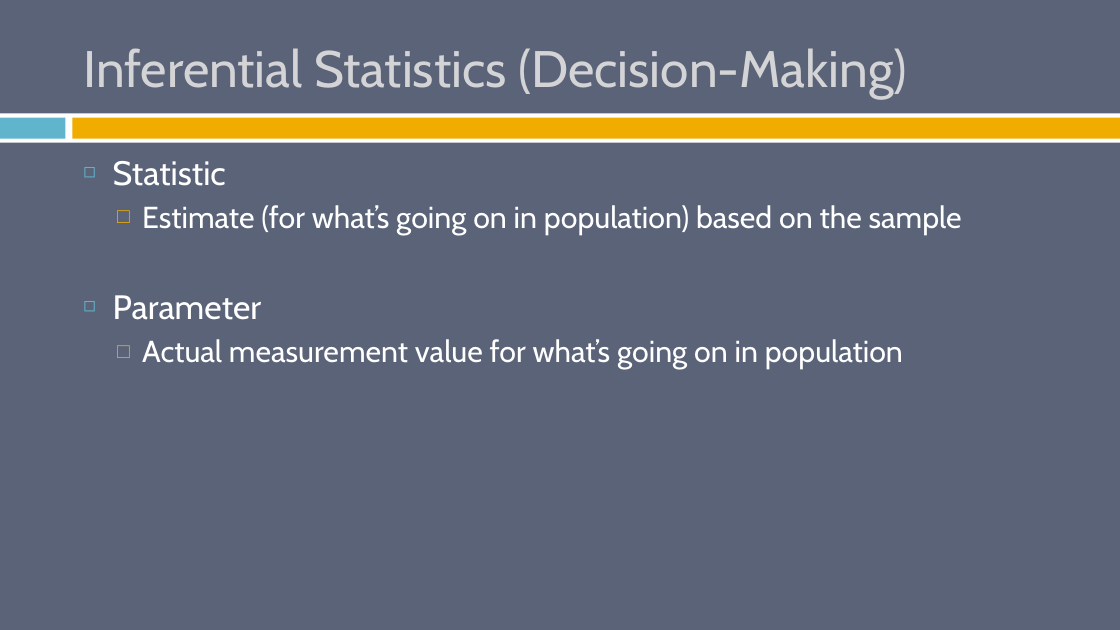
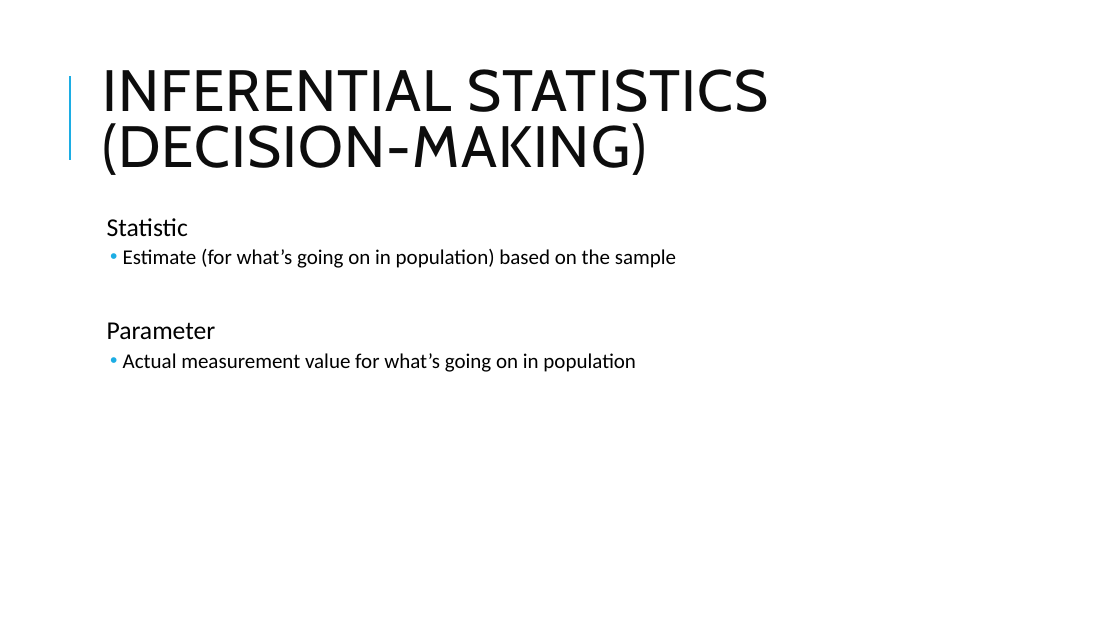
Before and after one commit to burrelvannjr/gradstats_sdsu, a slide deck: slide 28 of ppts/1_intro.pptx. Drawn at 1120x630 pixels with LibreOffice and Linux fonts; fonts in the diff are those of the drawing. Boxes give left, top, right and bottom in pixels: in the first picture for what was removed or moved away, otherwise in the second. Text is boxed around its words. In the diff, an @@ line names an element or a change of style, - is before the commit and + after.

```diff
--- a/ppts/1_intro.pptx
+++ b/ppts/1_intro.pptx
@@ background #5A6378 to #FFFFFF @@
@@ line added from (70, 160) to (70, 76), #1CADE4 1.5 pt @@
@@ title at (x1=102, y1=69, x2=769, y2=175): text changed; size 44 to 50 pt; text colour #D4D4D6 to #0D0D0D @@
-Inferential Statistics (Decision-Making)
+INFERENTIAL STATISTICS (DECISION-MAKING)
@@ rectangle removed at (x1=0, y1=113, x2=1120, y2=143) @@
@@ rectangle removed at (x1=0, y1=118, x2=66, y2=139) @@
@@ rectangle removed at (x1=72, y1=118, x2=1120, y2=139) @@
@@ text "Statistic" moved from (x1=113, y1=161, x2=962, y2=370) to (x1=107, y1=218, x2=676, y2=372) @@
@@ text "Statistic" at (x1=107, y1=218, x2=676, y2=372): size 29 to 22 pt in "Statistic", "Parameter"; font Cabin to Calibri, text colour #FFFFFF to #000000; size 26 to 18 pt in "Estimate (for what’s going on in population) ...", "Actual measurement value for what’s going on ..."; bullet ◻ to  ; line spacing 1 to 0.9; more space between paragraphs; bullet colour #60B5CC to #1CADE4; bullet □ to •; bullet colour #F0AD00 to #1CADE4 @@
```
Also in this commit, not shown: 31 other slides changed, 1 other file.
